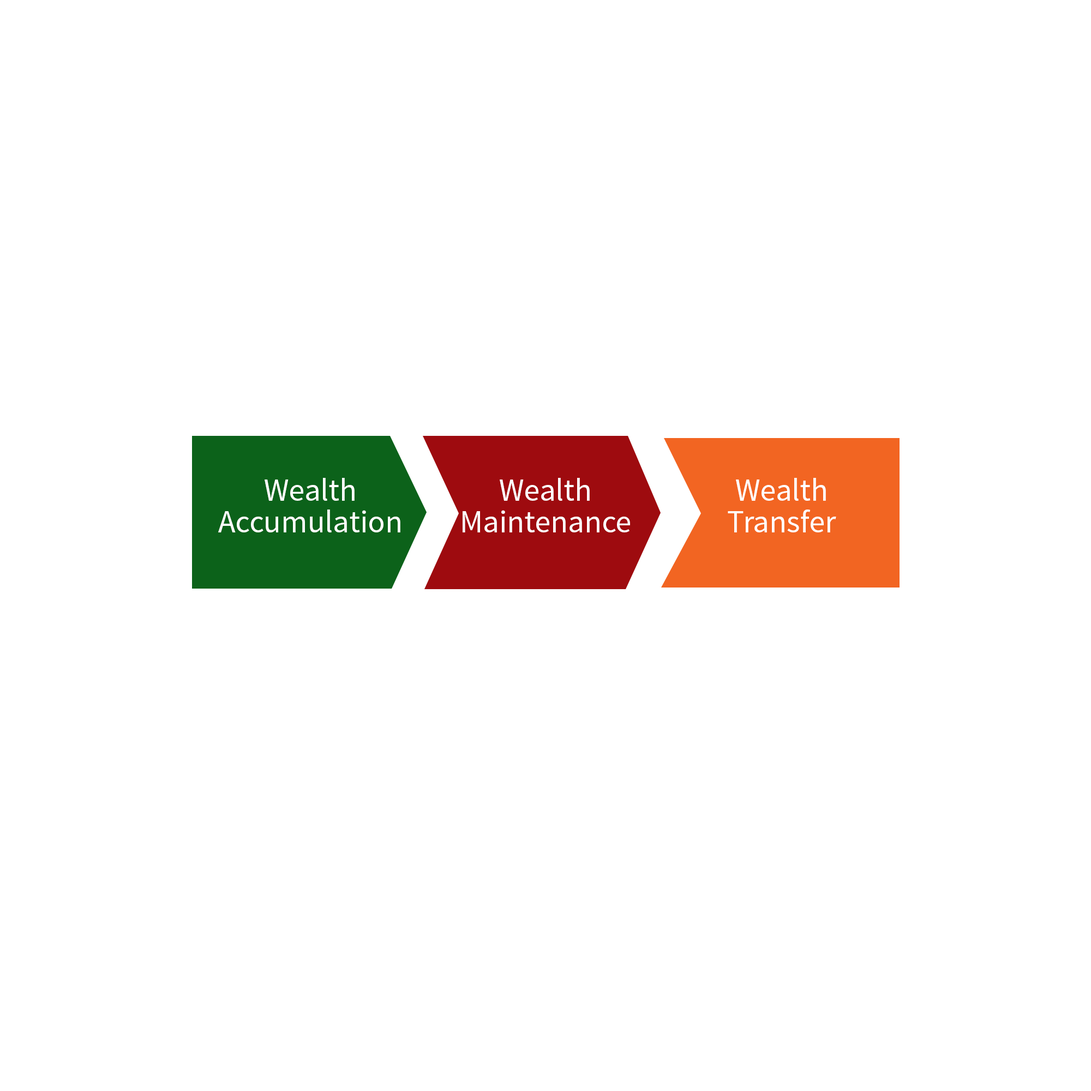
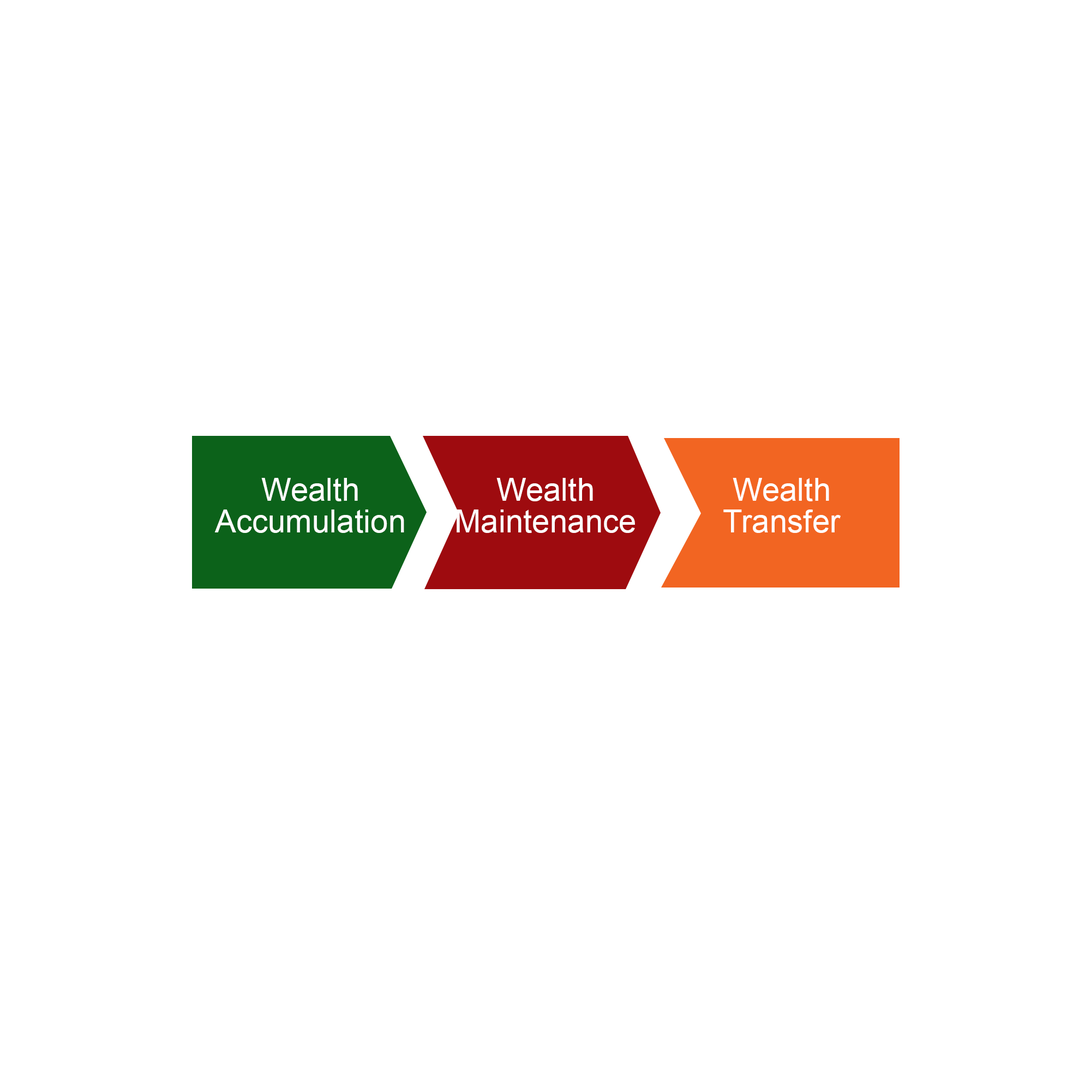
Layered file, before and after one edit (1091x1091). Changes by layer:
painted on "Wealth Transfer" over box(723, 478, 841, 534)
painted on "Wealth Maintenance" over box(456, 478, 636, 534)
painted on "Wealth Accumulation" over box(214, 478, 405, 534)
